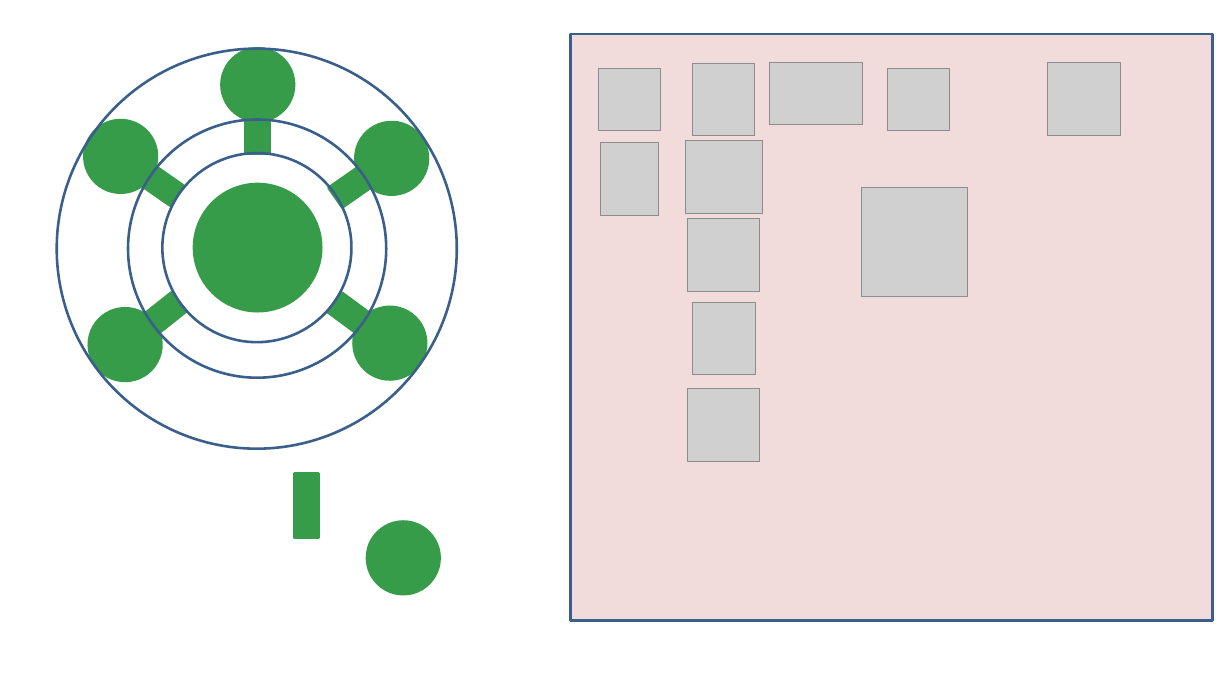
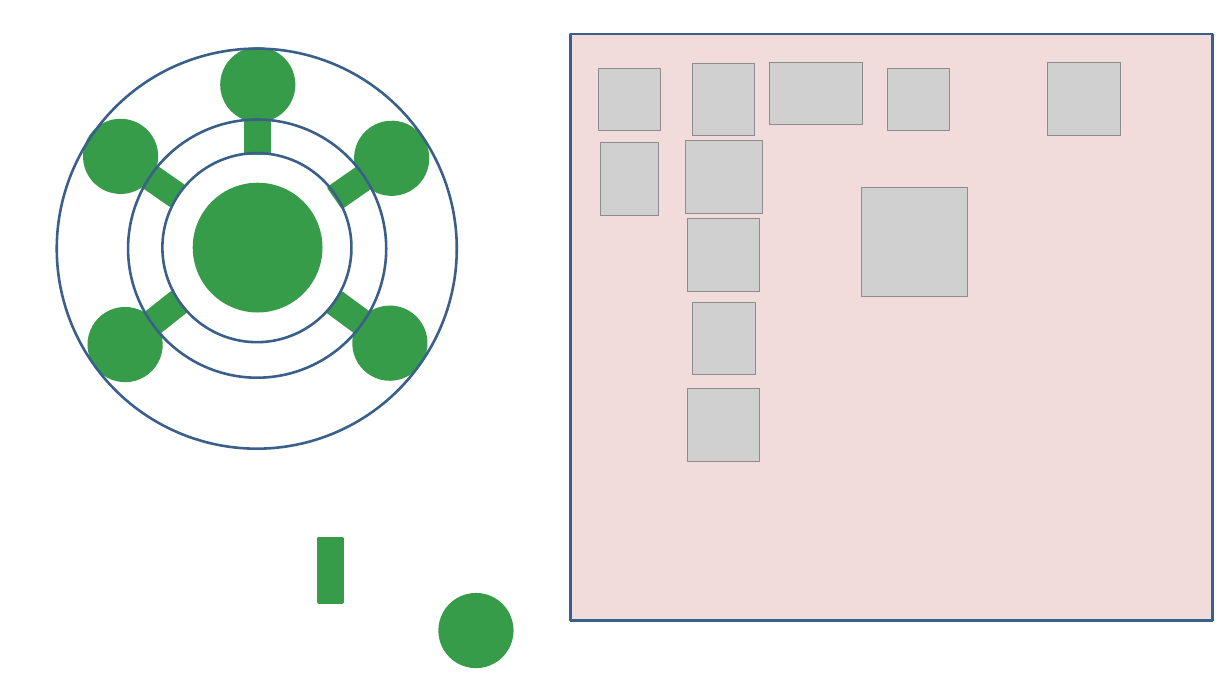
Before and after one commit to tsouche/setgame, a slide deck: slide 5 of client/Maquette et icones.pptx. Drawn at 1232x693 pixels with LibreOffice and Linux fonts; fonts in the diff are those of the drawing; grey boxes stand for pictures. Boxes give left, top, right and bottom in pixels: in the first picture for what was removed or moved away, otherwise in the second. Text is boxed around its words. In the diff, an @@ line names an element or a change of style, - is before the commit and + after.

```diff
--- a/client/Maquette et icones.pptx
+++ b/client/Maquette et icones.pptx
@@ rectangle: place and size @@
-rectangle at (294, 473, 318, 538)
+rectangle at (319, 538, 343, 603)
@@ ellipse: place and size @@
-ellipse at (367, 521, 440, 594)
+ellipse at (440, 594, 513, 667)
```
Also in this commit, not shown: 5 other slides changed, 1 other file.
